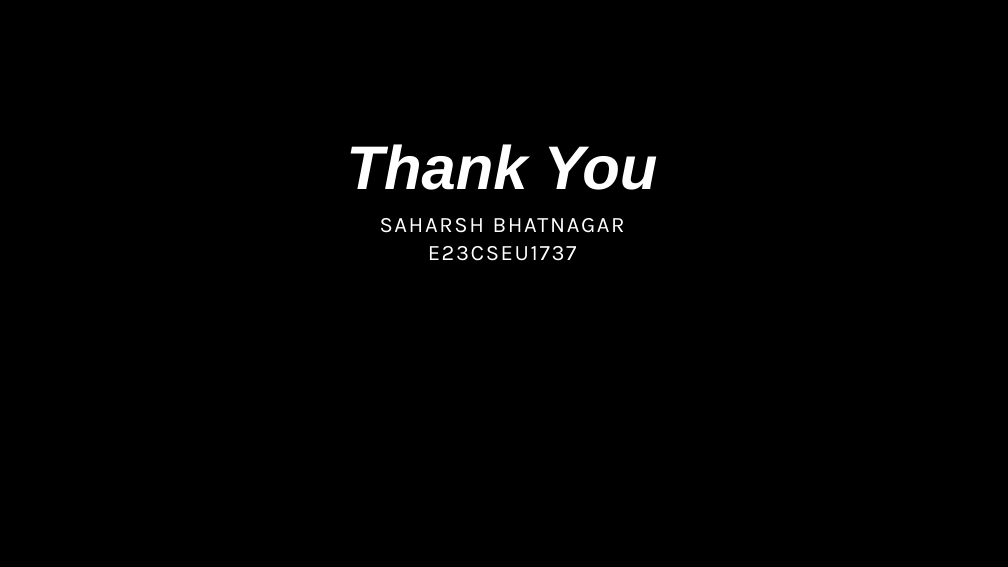
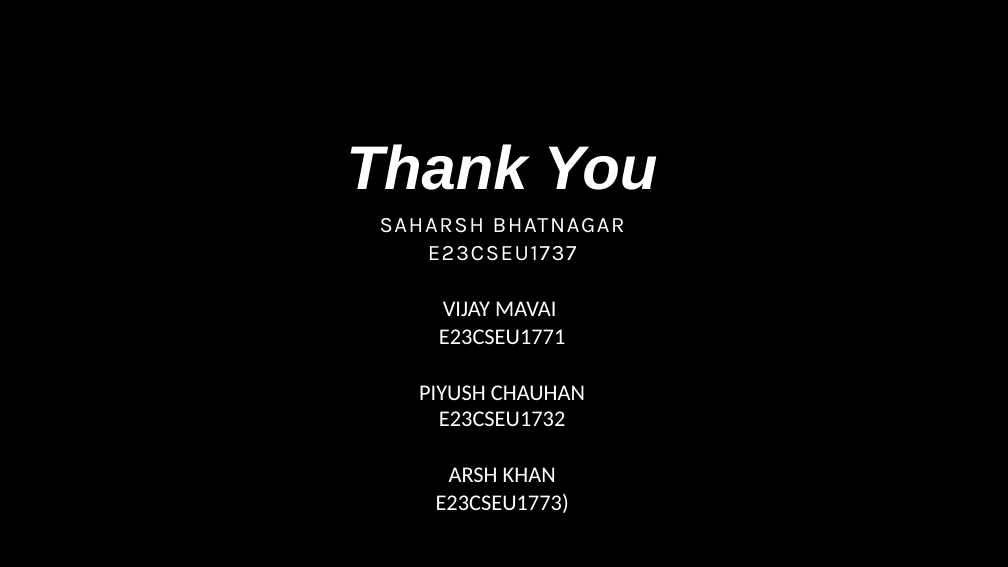
Before and after one commit to SaharshBhatnagar/Disease-Recognition, a slide deck: slide 11 of PPT/Disease Recognition Heart, Parkinson & Diabetes.pptx. Drawn at 1008x567 pixels with LibreOffice and Linux fonts; fonts in the diff are those of the drawing; background and template pictures are left out. Boxes give left, top, right and bottom in pixels: in the first picture for what was removed or moved away, otherwise in the second. Text is boxed around its words. In the diff, an @@ line names an element or a change of style, - is before the commit and + after.

```diff
--- a/PPT/Disease Recognition Heart, Parkinson & Diabetes.pptx
+++ b/PPT/Disease Recognition Heart, Parkinson & Diabetes.pptx
@@ text at (419,301,585,513): paragraphs added @@
+VIJAY MAVAI
+E23CSEU1771
+PIYUSH CHAUHAN E23CSEU1732
+ARSH KHAN
+E23CSEU1773)
```
Also in this commit, not shown: 1 other slide changed.
